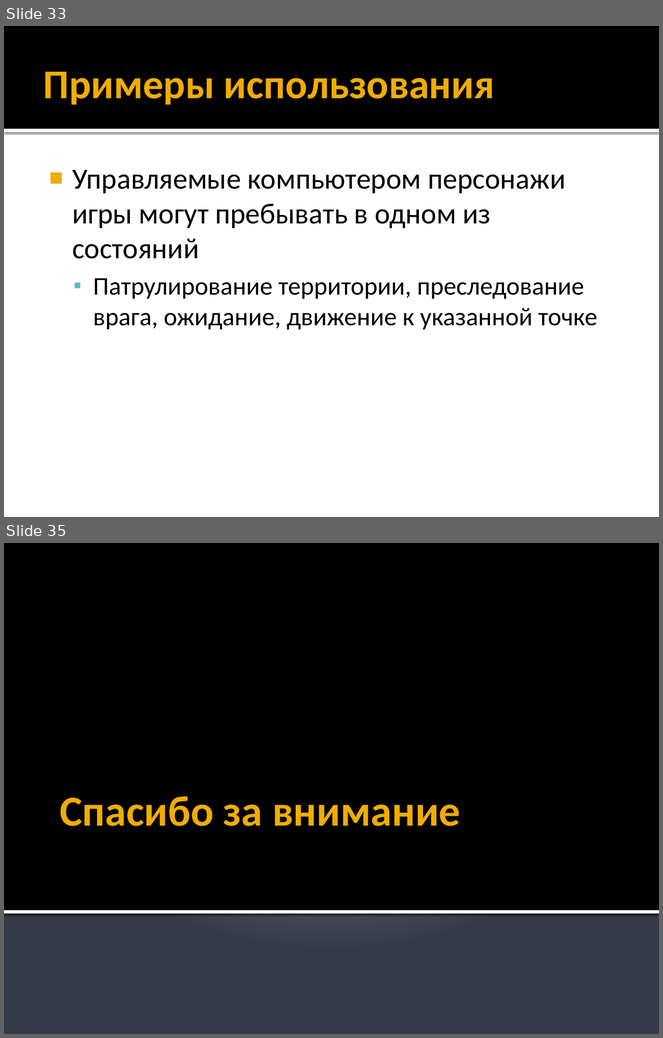
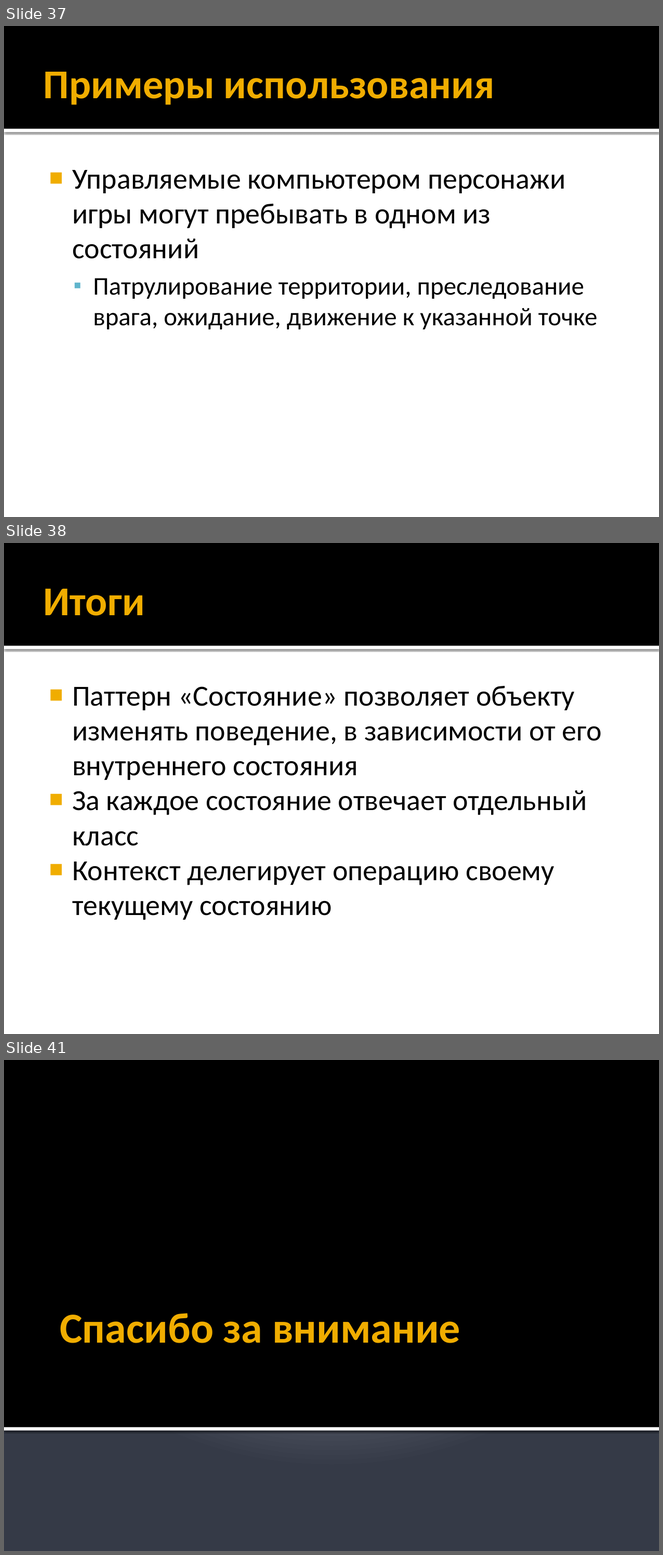
Before and after one commit to alexey-malov/ood, a slide deck: lectures/11.state/state.pptx. Shown one above the other, each under a label of ours: slides 33 and 35 before the commit, slides 37, 38 and 41 after it; the slides between them are not shown. The pictures are 663x1038 and 663x1555 pixels, drawn with LibreOffice and Linux fonts; fonts in the diff are those of the drawing. Boxes give left, top, right and bottom in pixels: in the first picture for what was removed or moved away, otherwise in the second. Text is boxed around its words. In the diff, an @@ line names an element or a change of style, - is before the commit and + after.

Commit message:
Обновил лекцию по паттерну "Состояние"

```diff
--- a/lectures/11.state/state.pptx
+++ b/lectures/11.state/state.pptx
@@ slide 38 added at (4, 543, 659, 1034), background #FFFFFF; not listed: 2 template elements that a slide beside it also shows @@
@@ title added at (44, 589, 145, 616), 45 pt, text #F0AD00, bold @@
+Итоги
@@ text added at (72, 686, 602, 921), 32 pt, text #000000 @@
+■ Паттерн «Состояние» позволяет объекту изменять поведение, в зависимости от его внутреннего состояния
+■ За каждое состояние отвечает отдельный класс
+■ Контекст делегирует операцию своему текущему состоянию
@@ what was slide 33 is now slide 37 @@
@@ what was slide 35 is now slide 41 @@
```
Also in this commit, not shown: 9 slides changed, 5 other slides added, 1 other file.
